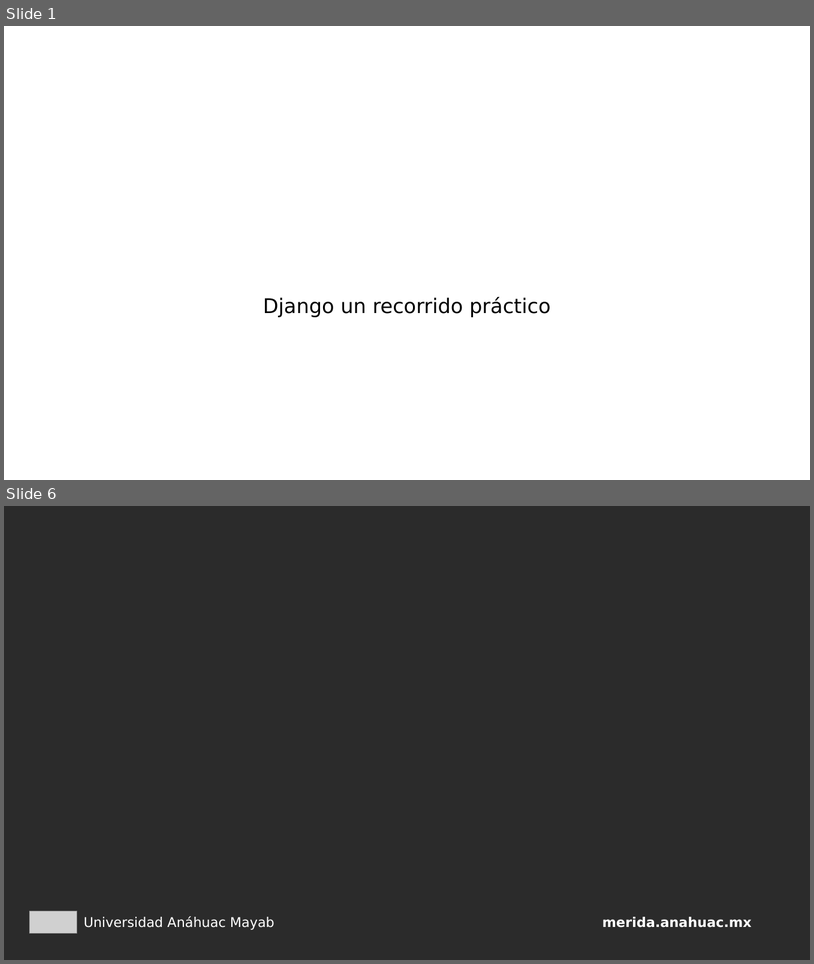
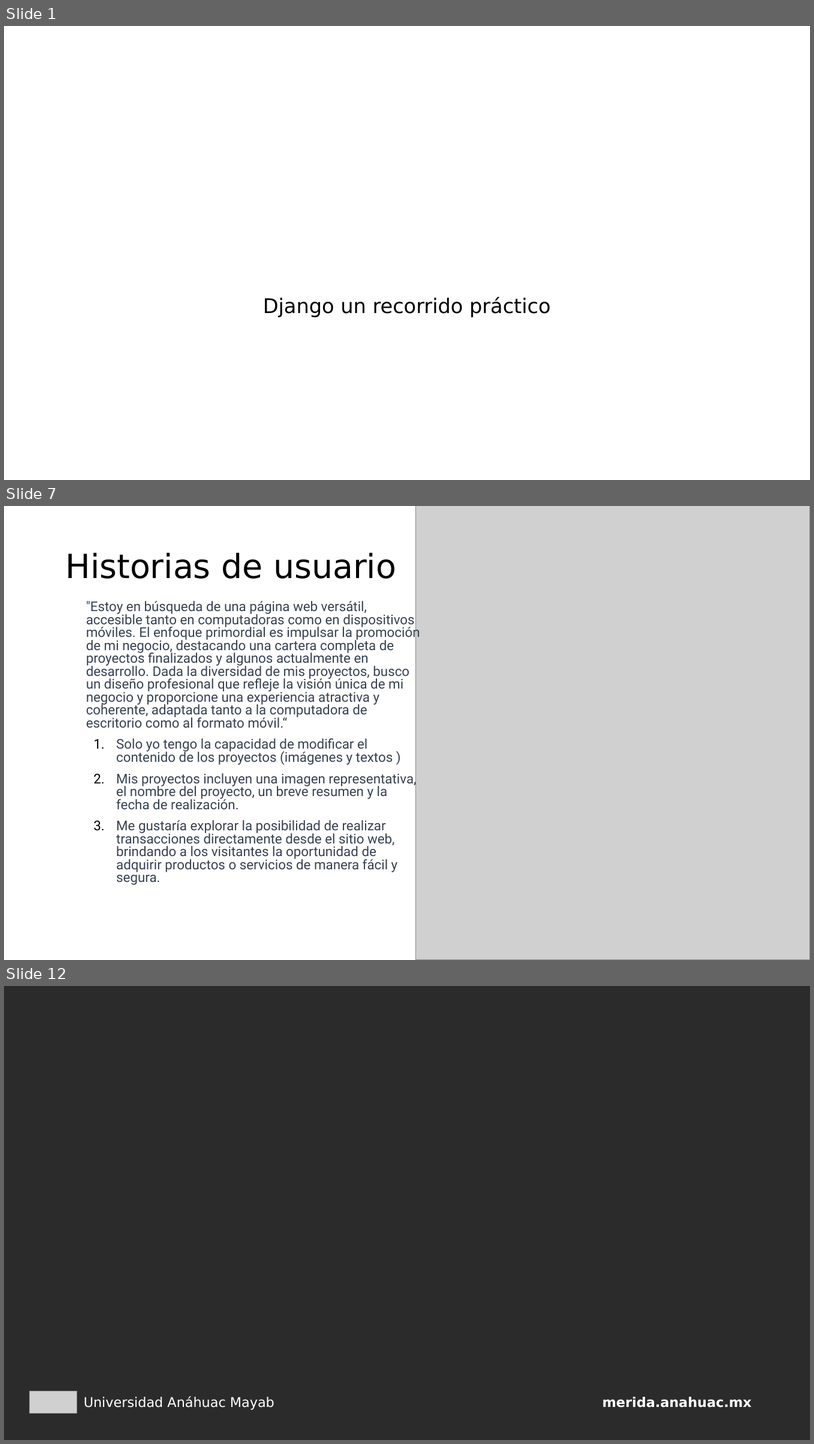
Before and after one commit to franvazgom/masterClassCBV, a slide deck: docs/MasterClassEnero2026_2.pptx. Shown one above the other, each under a label of ours: slides 1 and 6 before the commit, slides 1, 7 and 12 after it; the slides between them are not shown. The pictures are 814x964 and 814x1444 pixels, drawn with LibreOffice and Linux fonts; fonts in the diff are those of the drawing; grey boxes stand for pictures; background and template pictures are left out; a plain dark background stands for a picture behind light text. Boxes give left, top, right and bottom in pixels: in the first picture for what was removed or moved away, otherwise in the second. Text is boxed around its words. In the diff, an @@ line names an element or a change of style, - is before the commit and + after.

Commit message:
Presentación completa

```diff
--- a/docs/MasterClassEnero2026_2.pptx
+++ b/docs/MasterClassEnero2026_2.pptx
@@ slide 7 added at (x1=4, y1=506, x2=810, y2=960), background picture (left out) @@
@@ picture added at (x1=416, y1=506, x2=810, y2=960) @@
@@ title added at (x1=65, y1=553, x2=396, y2=579), 39.6 pt, text #000000 @@
+Historias de usuario
@@ text added at (x1=86, y1=601, x2=420, y2=885), 16 pt, text #374151 @@
+"Estoy en búsqueda de una página web versátil, accesible tanto en computadoras como en dispositivos móviles. El enfoque primordial es impulsar la promoción de mi negocio, destacando una cartera completa de proyectos finalizados y algunos actualmente en desarrollo. Dada la diversidad de mis proyectos, busco un diseño profesional que refleje la visión única de mi negocio y proporcione una experiencia atractiva y coherente, adaptada tanto a la computadora de escritorio como al formato móvil.“
+1. Solo yo tengo la capacidad de modificar el contenido de los proyectos (imágenes y textos )
+2. Mis proyectos incluyen una imagen representativa, el nombre del proyecto, un breve resumen y la fecha de realización.
+3. Me gustaría explorar la posibilidad de realizar transacciones directamente desde el sitio web, brindando a los visitantes la oportunidad de adquirir productos o servicios de manera fácil y segura.
@@ what was slide 6 is now slide 12 @@
```
Also in this commit, not shown: 1 slide changed, 8 other slides added, 3 slides removed, 1 other file.
